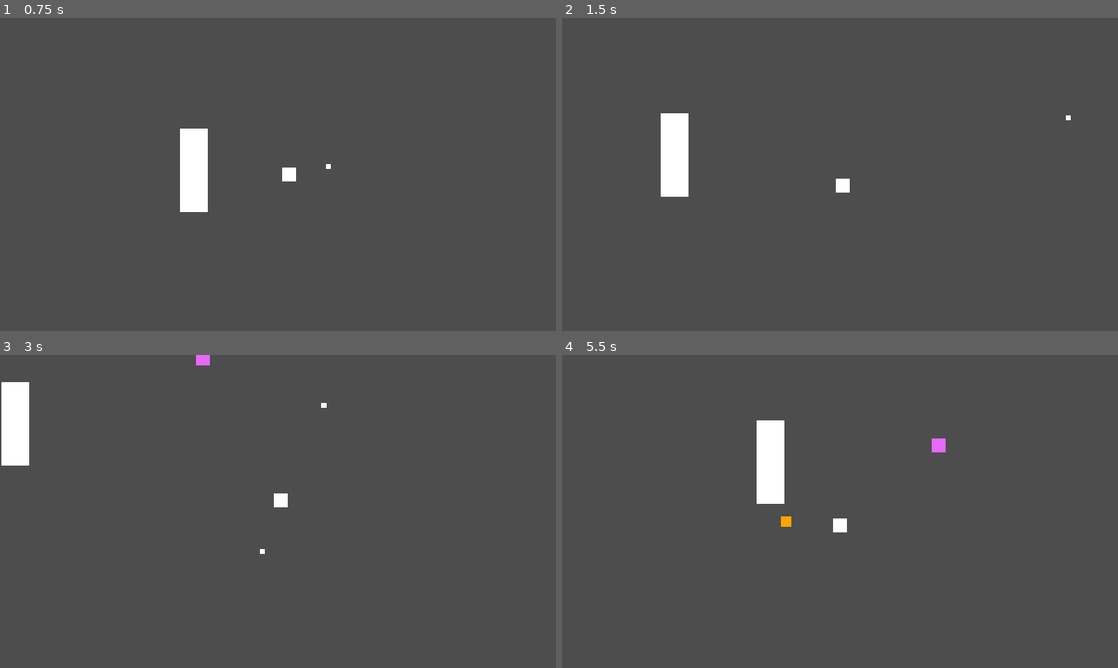
Above: before the commit, frames 1-4 (two rows, left to right).
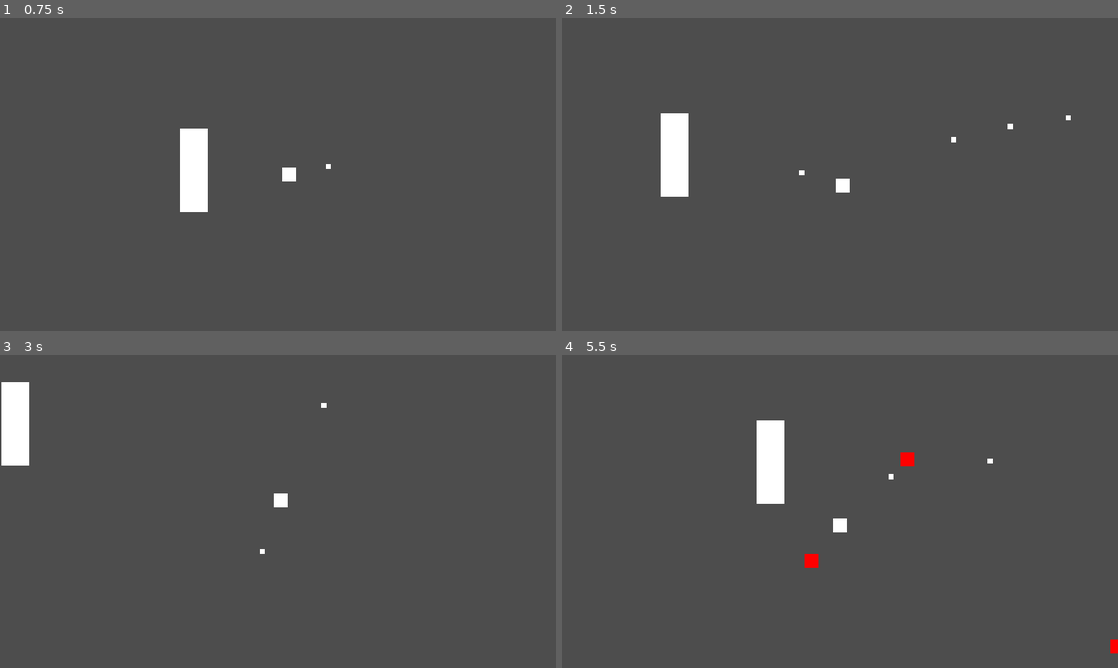
Above: after the commit, the same moments.

Repository: jonjud/survivor-arena
Game: Godot game, scene res://scenes/main.tscn
The game is run twice, just before and just after one commit, with the same random seed, the same clock (stepped at 60 frames per second) and the same inputs.
Inputs (mouse positions are in pixels of both pictures, inside the frame that each line leads up to):
- Up to frame 1 (0.75 s): tap Enter at 0.5 s; move the mouse to (400, 158) at 0.52 s; press the mouse at (400, 158) at 0.53 s; hold D (move_right) from 0.53 s (still down)
- Up to frame 2 (1.5 s): move the mouse to (728, 190) at 1.27 s; release D (move_right) at 1.28 s; release the mouse at (728, 190) at 1.28 s; hold S (move_down) from 1.28 s (still down); click (728, 190) at 1.35 s
- Up to frame 3 (3 s): move the mouse to (333, 442) at 2.02 s; release S (move_down) at 2.03 s; press the mouse at (333, 442) at 2.03 s; hold D (move_right) 2.03-2.78 s; move the mouse to (250, 574) at 2.77 s; release the mouse at (250, 574) at 2.78 s; hold W (move_up) from 2.78 s (still down); click (250, 574) at 2.85 s
- Up to frame 4 (5.5 s): move the mouse to (1006, 558) at 3.52 s; release W (move_up) at 3.53 s; press the mouse at (1006, 558) at 3.53 s; hold A (move_left) 3.53-5.03 s; move the mouse to (673, 464) at 4.27 s; release the mouse at (673, 464) at 4.28 s; click (673, 464) at 4.35 s; move the mouse to (867, 511) at 5.02 s; press the mouse at (867, 511) at 5.03 s; hold S (move_down) from 5.03 s (still down)

Frame 1 is identical in both runs. In frame 2, less than 0.1% of the frame differs, in the area x 42-82%, y 33-51%; in frame 3, less than 0.1%; in frame 4, 0.5%, in the area x 39-100%, y 26-96%.

Commit message:
feat: add WaveData resource and sequential wave playback

Diff:
--- /dev/null
+++ b/resources/wave_1.tres
@@ -0,0 +1,12 @@
+[gd_resource type="Resource" script_class="WaveData" format=3 uid="uid://detgpj2a5wwk0"]
+
+[ext_resource type="Script" uid="uid://b0kh54hy5m40h" path="res://scripts/enemies/enemy_data.gd" id="1_jupop"]
+[ext_resource type="Resource" uid="uid://73ehhn1bpi8y" path="res://resources/enemy_grunt.tres" id="2_0ysga"]
+[ext_resource type="Script" uid="uid://b2eu7e3eok2pb" path="res://scripts/enemies/wave_data.gd" id="2_3tqje"]
+
+[resource]
+script = ExtResource("2_3tqje")
+enemy_types = Array[ExtResource("1_jupop")]([ExtResource("2_0ysga")])
+enemy_count = 6
+delay_before = 1.0
+metadata/_custom_type_script = "uid://b2eu7e3eok2pb"
--- /dev/null
+++ b/resources/wave_2.tres
@@ -0,0 +1,14 @@
+[gd_resource type="Resource" script_class="WaveData" format=3 uid="uid://vqrpw6k4seep"]
+
+[ext_resource type="Script" uid="uid://b0kh54hy5m40h" path="res://scripts/enemies/enemy_data.gd" id="1_cfncj"]
+[ext_resource type="Script" uid="uid://b2eu7e3eok2pb" path="res://scripts/enemies/wave_data.gd" id="2_ef431"]
+[ext_resource type="Resource" uid="uid://73ehhn1bpi8y" path="res://resources/enemy_grunt.tres" id="2_n21ak"]
+[ext_resource type="Resource" uid="uid://dwplef3fmmlra" path="res://resources/enemy_runner.tres" id="3_4cbtx"]
+
+[resource]
+script = ExtResource("2_ef431")
+enemy_types = Array[ExtResource("1_cfncj")]([ExtResource("2_n21ak"), ExtResource("3_4cbtx")])
+enemy_count = 10
+spawn_interval = 1.5
+delay_before = 3.0
+metadata/_custom_type_script = "uid://b2eu7e3eok2pb"
--- /dev/null
+++ b/resources/wave_3.tres
@@ -0,0 +1,15 @@
+[gd_resource type="Resource" script_class="WaveData" format=3 uid="uid://df22bablhln6r"]
+
+[ext_resource type="Script" uid="uid://b0kh54hy5m40h" path="res://scripts/enemies/enemy_data.gd" id="1_4kduy"]
+[ext_resource type="Script" uid="uid://b2eu7e3eok2pb" path="res://scripts/enemies/wave_data.gd" id="2_ce5ec"]
+[ext_resource type="Resource" uid="uid://bqkj8mu1jld8s" path="res://resources/enemy_tank.tres" id="2_fvxll"]
+[ext_resource type="Resource" uid="uid://dwplef3fmmlra" path="res://resources/enemy_runner.tres" id="3_kxjco"]
+[ext_resource type="Resource" uid="uid://73ehhn1bpi8y" path="res://resources/enemy_grunt.tres" id="4_6ycdg"]
+
+[resource]
+script = ExtResource("2_ce5ec")
+enemy_types = Array[ExtResource("1_4kduy")]([ExtResource("2_fvxll"), ExtResource("3_kxjco"), ExtResource("4_6ycdg")])
+enemy_count = 14
+spawn_interval = 1.2
+delay_before = 3.0
+metadata/_custom_type_script = "uid://b2eu7e3eok2pb"
--- a/scenes/main.tscn
+++ b/scenes/main.tscn
@@ -2,12 +2,12 @@
 
 [ext_resource type="PackedScene" uid="uid://c6qudl3bil3e2" path="res://scenes/player/player.tscn" id="1_o5qli"]
 [ext_resource type="PackedScene" uid="uid://7coaacbh1ss1" path="res://scenes/enemies/enemies.tscn" id="2_0wfyh"]
-[ext_resource type="Resource" uid="uid://73ehhn1bpi8y" path="res://resources/enemy_grunt.tres" id="3_jyhfs"]
 [ext_resource type="PackedScene" uid="uid://cawaim5v1cdhy" path="res://scenes/ui/GameOverScreen.tscn" id="3_sugp2"]
-[ext_resource type="Resource" uid="uid://dwplef3fmmlra" path="res://resources/enemy_runner.tres" id="5_tefeu"]
-[ext_resource type="Resource" uid="uid://bqkj8mu1jld8s" path="res://resources/enemy_tank.tres" id="6_o6xl0"]
 [ext_resource type="Script" uid="uid://ddqrvkbe18ph6" path="res://scripts/enemies/wave_spawner.gd" id="7_o6xl0"]
-[ext_resource type="Script" uid="uid://b0kh54hy5m40h" path="res://scripts/enemies/enemy_data.gd" id="8_tipki"]
+[ext_resource type="Script" uid="uid://b2eu7e3eok2pb" path="res://scripts/enemies/wave_data.gd" id="8_ya4ey"]
+[ext_resource type="Resource" uid="uid://detgpj2a5wwk0" path="res://resources/wave_1.tres" id="9_eb6dy"]
+[ext_resource type="Resource" uid="uid://vqrpw6k4seep" path="res://resources/wave_2.tres" id="10_trceg"]
+[ext_resource type="Resource" uid="uid://df22bablhln6r" path="res://resources/wave_3.tres" id="11_a8y0u"]
 
 [sub_resource type="RectangleShape2D" id="RectangleShape2D_htemk"]
 size = Vector2(32, 96)
@@ -38,24 +38,9 @@
 grow_horizontal = 2
 grow_vertical = 2
 
-[node name="Enemies" parent="." unique_id=1902566483 instance=ExtResource("2_0wfyh")]
-visible = false
-position = Vector2(445, 191)
-data = ExtResource("3_jyhfs")
-
 [node name="GameOverScreen" parent="." unique_id=327024309 instance=ExtResource("3_sugp2")]
-
-[node name="Enemies2" parent="." unique_id=1899620317 instance=ExtResource("2_0wfyh")]
-visible = false
-position = Vector2(284, 81)
-data = ExtResource("5_tefeu")
-
-[node name="Enemies3" parent="." unique_id=496606474 instance=ExtResource("2_0wfyh")]
-visible = false
-position = Vector2(420, 103)
-data = ExtResource("6_o6xl0")
 
 [node name="WaveSpawner" type="Node2D" parent="." unique_id=75037555]
 script = ExtResource("7_o6xl0")
 enemy_scene = ExtResource("2_0wfyh")
-enemy_types = Array[ExtResource("8_tipki")]([ExtResource("3_jyhfs"), ExtResource("5_tefeu"), ExtResource("6_o6xl0")])
+waves = Array[ExtResource("8_ya4ey")]([ExtResource("9_eb6dy"), ExtResource("10_trceg"), ExtResource("11_a8y0u")])
--- /dev/null
+++ b/scripts/enemies/wave_data.gd
@@ -0,0 +1,8 @@
+class_name WaveData
+extends Resource
+## ข้อมูลคลื่นศัตรู 1 คลื่น เก็บเป็นไฟล์ .tres
+
+@export var enemy_types: Array[EnemyData] = []  # ชนิดที่สุ่มเลือกในคลื่นนี้
+@export var enemy_count: int = 5                # จำนวนศัตรูทั้งคลื่น
+@export var spawn_interval: float = 2.0         # ห่างกันกี่วินาที
+@export var delay_before: float = 2.0           # พักก่อนเริ่มคลื่น (วินาที)
--- a/scripts/enemies/wave_spawner.gd
+++ b/scripts/enemies/wave_spawner.gd
@@ -1,48 +1,72 @@
 class_name WaveSpawner
 extends Node2D
-## เกิดศัตรูตามเวลาที่ขอบจอรอบผู้เล่น
+## เล่นคลื่นศัตรูจาก WaveData เรียงตามลำดับ
+
+signal wave_started(wave_number: int)  # ไว้ใช้กับ UI ใน task ถัดไป
 
 @export var enemy_scene: PackedScene
-@export var enemy_types: Array[EnemyData] = []  # ชนิดที่สุ่มเลือก
-@export var spawn_interval: float = 2.0         # ห่างกันกี่วินาที
-@export var spawn_margin: float = 40.0          # เผื่อให้เกิดนอกขอบจอกี่ pixel
+@export var waves: Array[WaveData] = []
+@export var spawn_margin: float = 40.0
 
+var wave_number: int = 0  # คลื่นที่กำลังเล่น (เริ่มนับที่ 1)
+
+var _player: Node2D
+var _wave: WaveData
+var _spawned: int = 0
 var _timer: float = 0.0
-var _player: Node2D
 
 
 func _ready() -> void:
 	_player = get_tree().get_first_node_in_group("player") as Node2D
-	_timer = spawn_interval
+	_start_next_wave()
 
 
 func _process(delta: float) -> void:
-	if _player == null or not _player.visible:
+	if _player == null or not _player.visible or _wave == null:
 		return  # ผู้เล่นตายแล้ว หยุดเกิด
+
 	_timer -= delta
-	if _timer <= 0.0:
+	if _timer > 0.0:
+		return
+
+	if _spawned < _wave.enemy_count:
 		_spawn_enemy()
-		_timer = spawn_interval
+		_spawned += 1
+		_timer = _wave.spawn_interval
+	else:
+		_start_next_wave()  # เกิดครบแล้ว ขึ้นคลื่นถัดไป
+
+
+func _start_next_wave() -> void:
+	if waves.is_empty():
+		push_warning("WaveSpawner: ยังไม่ได้ใส่ waves")
+		return
+	wave_number += 1
+	# คลื่นสุดท้ายวนซ้ำ (เกินจำนวนที่มีให้ใช้คลื่นสุดท้ายต่อ)
+	_wave = waves[mini(wave_number, waves.size()) - 1]
+	_spawned = 0
+	_timer = _wave.delay_before
+	wave_started.emit(wave_number)
+	print("เริ่มคลื่นที่ ", wave_number)  # ชั่วคราว ไว้เช็ก
 
 
 func _spawn_enemy() -> void:
-	if enemy_scene == null or enemy_types.is_empty():
+	if enemy_scene == null or _wave.enemy_types.is_empty():
 		push_warning("WaveSpawner: ยังไม่ได้ตั้ง enemy_scene หรือ enemy_types")
 		return
 	var enemy: Enemy = enemy_scene.instantiate()
-	enemy.data = enemy_types.pick_random()  # ต้องตั้งก่อน add_child (ให้ _ready อ่านได้)
+	enemy.data = _wave.enemy_types.pick_random()  # ตั้งก่อน add_child
 	enemy.global_position = _random_edge_position()
 	get_tree().current_scene.add_child(enemy)
 
 
-# สุ่มจุดบนกรอบสี่เหลี่ยมที่ใหญ่กว่าหน้าจอเล็กน้อย รอบตัวผู้เล่น
 func _random_edge_position() -> Vector2:
 	var half: Vector2 = get_viewport_rect().size / 2.0 + Vector2(spawn_margin, spawn_margin)
 	var side: int = randi() % 4
 	var offset: Vector2
 	match side:
-		0: offset = Vector2(randf_range(-half.x, half.x), -half.y)  # บน
-		1: offset = Vector2(randf_range(-half.x, half.x), half.y)   # ล่าง
-		2: offset = Vector2(-half.x, randf_range(-half.y, half.y))  # ซ้าย
-		_: offset = Vector2(half.x, randf_range(-half.y, half.y))   # ขวา
+		0: offset = Vector2(randf_range(-half.x, half.x), -half.y)
+		1: offset = Vector2(randf_range(-half.x, half.x), half.y)
+		2: offset = Vector2(-half.x, randf_range(-half.y, half.y))
+		_: offset = Vector2(half.x, randf_range(-half.y, half.y))
 	return _player.global_position + offset
Not shown, added: scripts/enemies/wave_data.gd.uid
